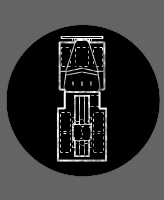
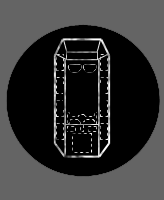
Before/after of a w=164, h=200 layered artwork. What changed in the layer stack:
added group "APC wheeled" with 4 layers above "APC" over [53, 38, 111, 158]
added layer "APC 8wheel" in group "APC wheeled" over [53, 38, 111, 158]
hid "Truck MLRS" over [56, 36, 108, 162]
